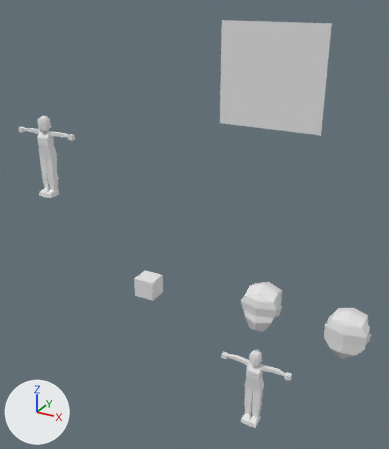
One commit to the glTF model levels_resources/generic_dancer/generic_dancer.glb: the scene before it, then after it.
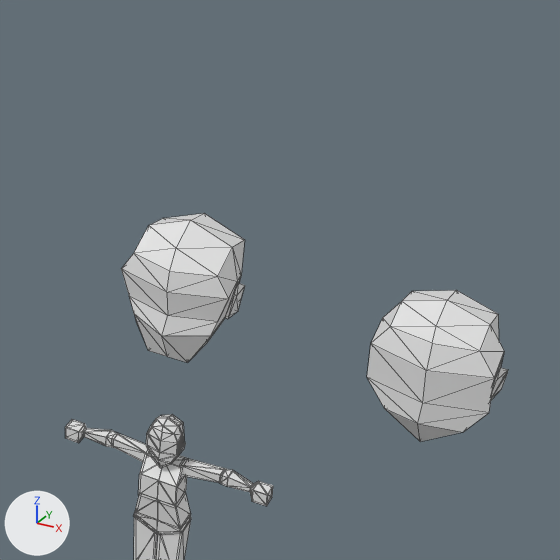
The first picture shows the older version from a 50 mm lens placed at (9.82, -9.98, 4.97), pointed at (4.08, 0.45, -0.25). The close-ups show both versions on the part from 51% to 100% of the width and 47% to 89% of the height of that picture; other places that the commit changed are outside them. The axes (+X, +Y, +Z) are drawn at lower left. The lights are the same throughout. The close-ups show mesh edges as thin lines. Where no turn or scale is listed for an object, it has been applied to the vertices.
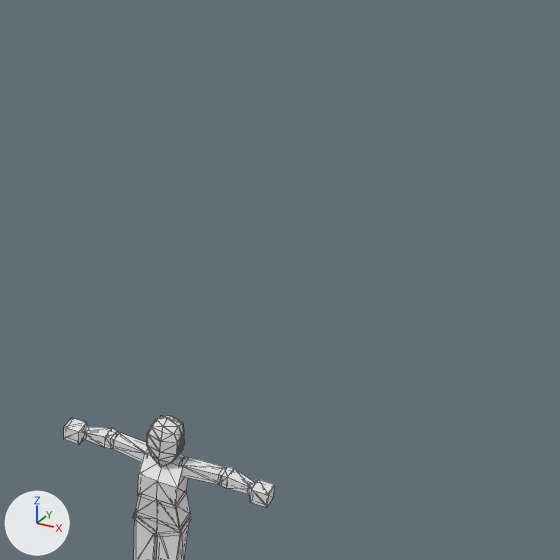
Boxes (x1, y1, x2, y2) around the edits, measured in the close-ups (560 x 560 px):
'head_1', no longer drawn
    before: (367, 290, 508, 442)
'head_2', no longer drawn
    before: (121, 213, 245, 363)
'Cube.026', reshaped (15% taller)
    before: (179, 458, 226, 483)
    after: (179, 456, 224, 485)
'Cube.025', reshaped
    before: (134, 517, 158, 560)
    after: (134, 520, 158, 560)
'Cube.029', reshaped (7% taller)
    before: (112, 433, 150, 462)
    after: (112, 432, 150, 463)
'Cube.027', reshaped
    before: (220, 469, 254, 492)
    after: (220, 467, 253, 494)
'Cube.028', reshaped (17% wider, 15% taller)
    before: (250, 481, 273, 506)
    after: (248, 479, 275, 508)
'Cube.030', reshaped (10% taller)
    before: (83, 428, 116, 448)
    after: (84, 427, 119, 449)
'Cube.031', reshaped (14% wider, 8% taller)
    before: (65, 419, 86, 443)
    after: (64, 418, 88, 444)

What the commit changed:
Mesh me_cube_030 is new.
It has 24 vertices, 40 faces and spans x -0.025..0.162, y -0.074..0.074, z -0.075..0.053.
Faces by material slot: [20, 20].
It uses material mat_black (black #000000).
It uses material mat_white (white #e7e7e7).
Mesh me_cube_029 is new.
It has 24 vertices, 40 faces and spans x -0.279..0.015, y -0.036..0.109, z -0.056..0.056.
Faces by material slot: [20, 20].
It uses material mat_black (black #000000).
It uses material mat_white (white #e7e7e7).
Mesh me_cube_028 is new.
It has 16 vertices, 24 faces and spans x -0.265..0.092, y -0.066..0.096, z -0.057..0.057.
Faces by material slot: [12, 12].
It uses material mat_black (black #000000).
It uses material mat_white (white #e7e7e7).
Mesh me_cube_027 is new.
It is a copy of me_cube_030.
Mesh me_cube_026 is new.
It is a copy of me_cube_029.
Mesh me_cube_025 is new.
It is a copy of me_cube_028.
Mesh me_cube_024 is new.
It has 16 vertices, 24 faces and spans x -0.092..0.109, y -0.09..0.156, z -0.17..0.335.
Faces by material slot: [12, 12].
It uses material mat_black (black #000000).
It uses material mat_white (white #e7e7e7).
Object 'head_1' (ob_head_1) now shows nothing instead of me_plane_005.
Object 'head_2' (ob_head_2) now shows nothing instead of me_plane_002.
Object 'Cube.025' (ob_cube_025) now shows me_cube_024 instead of me_cube_006.
Object 'Cube.026' (ob_cube_026) now shows me_cube_025 instead of me_cube_007.
Object 'Cube.027' (ob_cube_027) now shows me_cube_026 instead of me_cube_008.
Object 'Cube.028' (ob_cube_028) now shows me_cube_027 instead of me_cube_009.
Object 'Cube.029' (ob_cube_029) now shows me_cube_028 instead of me_cube_007.
Object 'Cube.030' (ob_cube_030) now shows me_cube_029 instead of me_cube_008.
Object 'Cube.031' (ob_cube_031) now shows me_cube_030 instead of me_cube_009.
